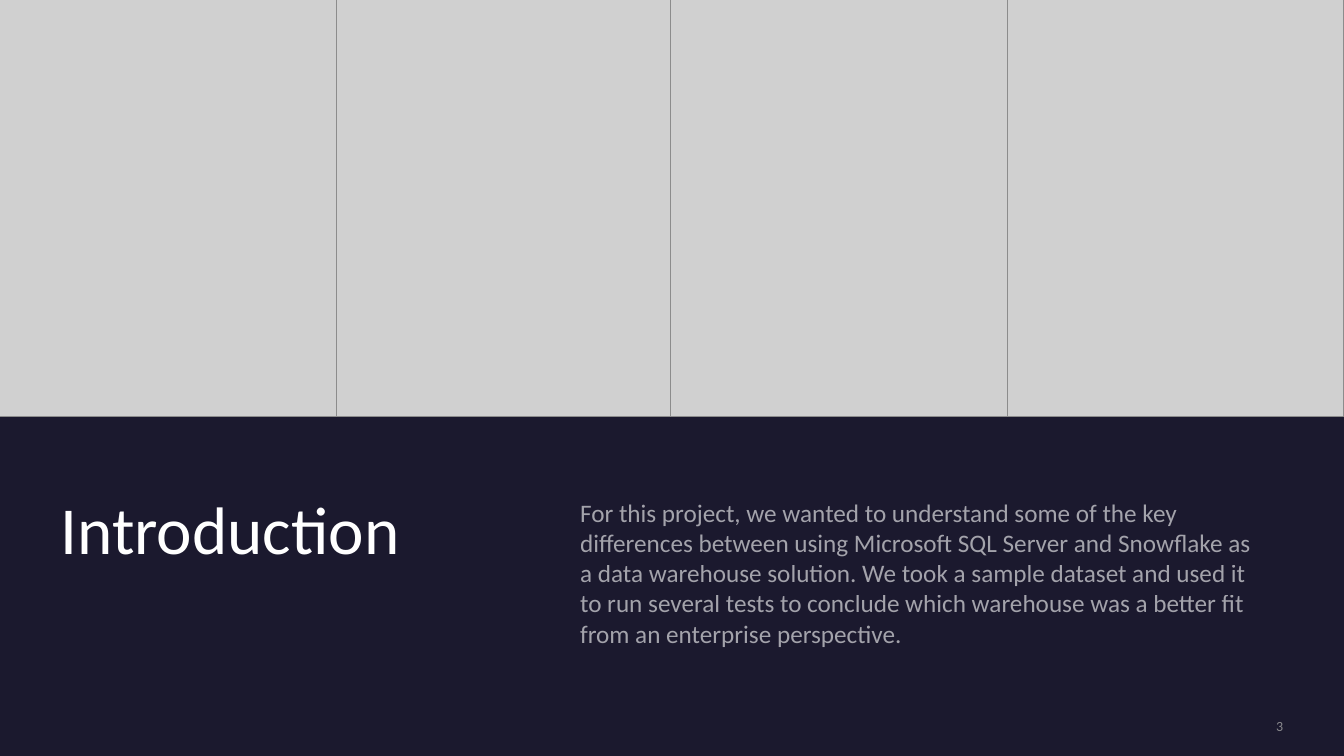
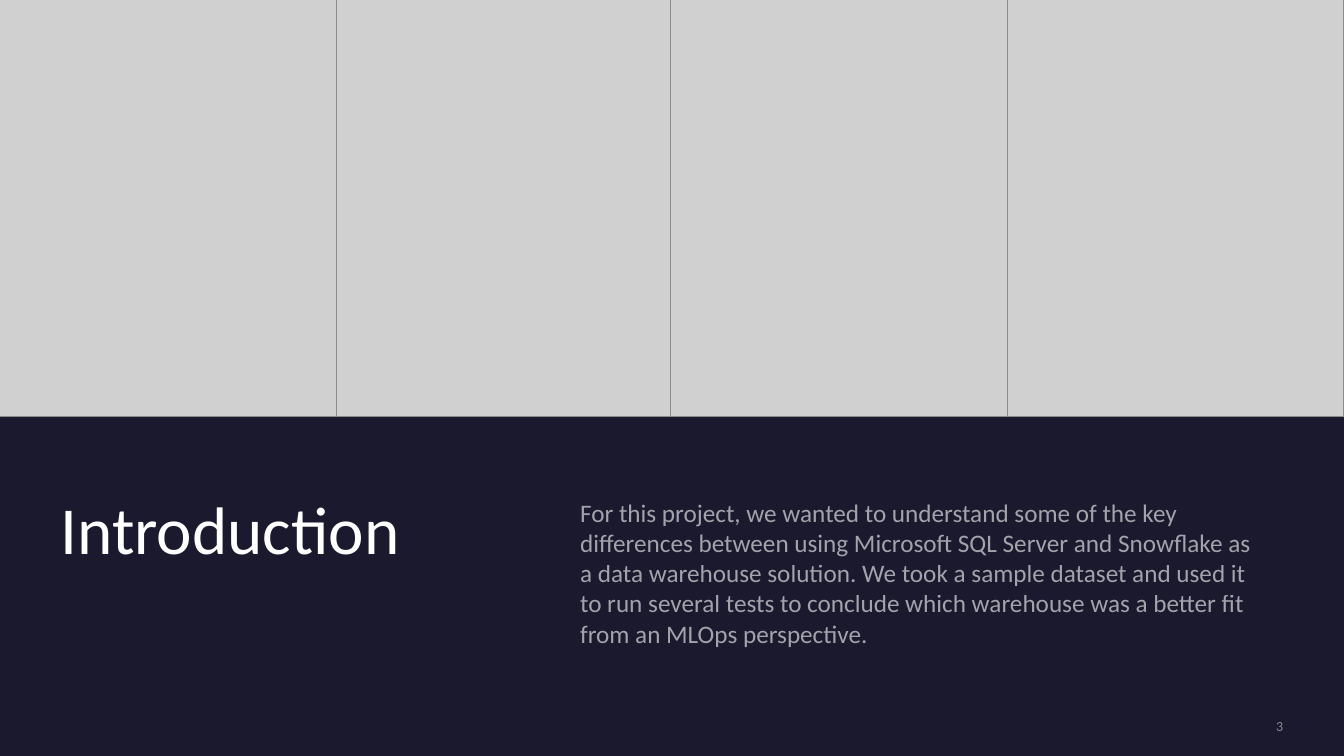
Before and after one commit to rehank1990/Capstone-3, a slide deck: slide 3 of Capstone 3 Datawarehouse Comparisons.pptx. Drawn at 1344x756 pixels with LibreOffice and Linux fonts; fonts in the diff are those of the drawing; grey boxes stand for pictures. Boxes give left, top, right and bottom in pixels: in the first picture for what was removed or moved away, otherwise in the second. Text is boxed around its words. In the diff, an @@ line names an element or a change of style, - is before the commit and + after.

```diff
--- a/Capstone 3 Datawarehouse Comparisons.pptx
+++ b/Capstone 3 Datawarehouse Comparisons.pptx
@@ text at (580,504,1250,647): text changed @@
-For this project, we wanted to understand some of the key differences between using Microsoft SQL Server and Snowflake as a data warehouse solution. We took a sample dataset and used it to run several tests to conclude which warehouse was a better fit from an enterprise perspective.
+For this project, we wanted to understand some of the key differences between using Microsoft SQL Server and Snowflake as a data warehouse solution. We took a sample dataset and used it to run several tests to conclude which warehouse was a better fit from an MLOps perspective.
```
Also in this commit, not shown: 6 other slides changed, 7 slides added, 5 slides removed.
